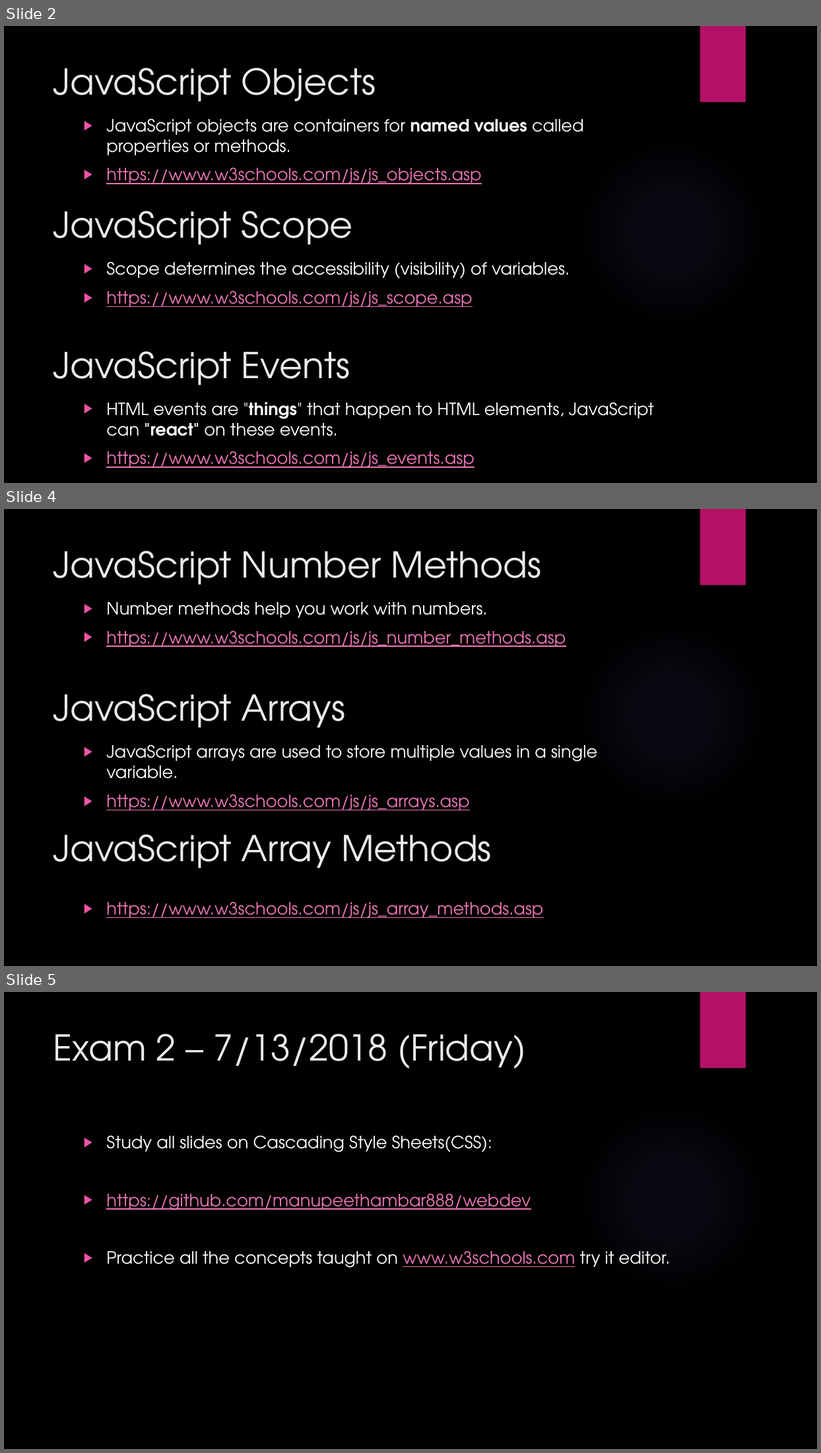
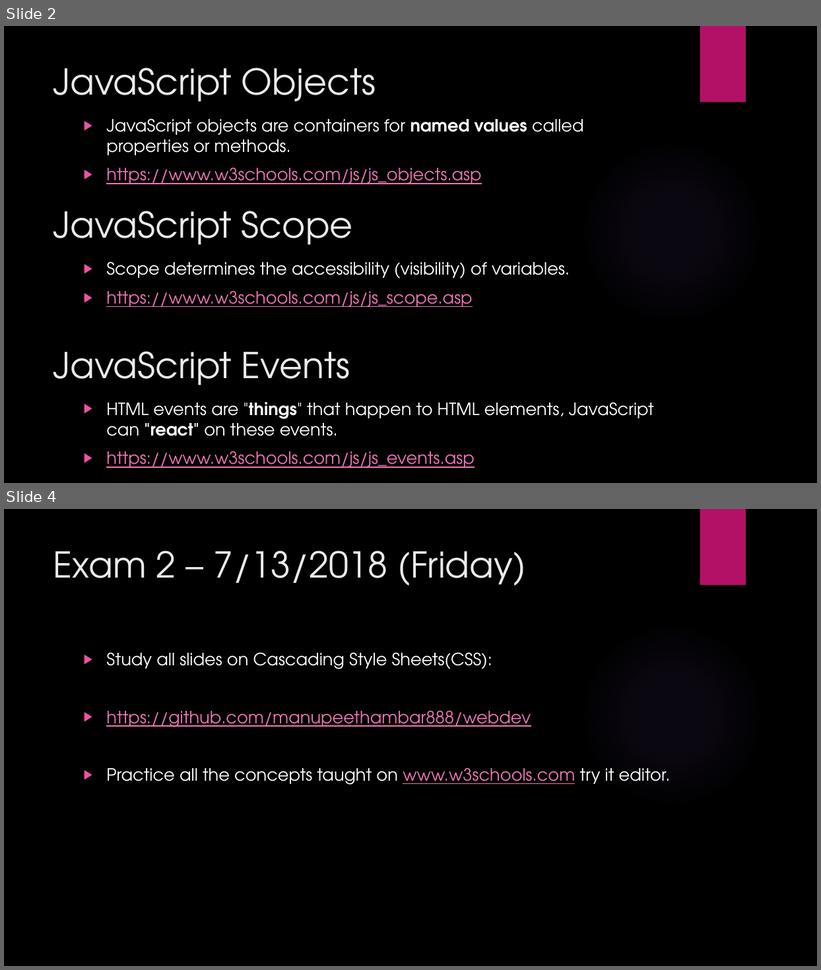
Before and after one commit to manupeethambar888/webdev, a slide deck: Day 13 - JS – Continued.pptx. Shown one above the other, each under a label of ours: slides 2, 4 and 5 before the commit, slides 2 and 4 after it; the slides between them are not shown. The pictures are 821x1453 and 821x970 pixels, drawn with LibreOffice and Linux fonts; fonts in the diff are those of the drawing; background and template pictures are left out. Boxes give left, top, right and bottom in pixels: in the first picture for what was removed or moved away, otherwise in the second. Text is boxed around its words. In the diff, an @@ line names an element or a change of style, - is before the commit and + after.

```diff
--- a/Day 13 - JS – Continued.pptx
+++ b/Day 13 - JS – Continued.pptx
@@ slide 4 removed at (x1=4, y1=509, x2=817, y2=966), background picture (left out); not listed: 2 template elements that a slide beside it also shows @@
@@ title removed at (x1=54, y1=551, x2=542, y2=585) @@
-JavaScript Number Methods
@@ text removed at (x1=106, y1=602, x2=566, y2=647) @@
-▶ Number methods help you work with numbers.
-▶ https://www.w3schools.com/js/js_number_methods.asp
@@ text removed at (x1=54, y1=694, x2=345, y2=728) @@
-JavaScript Arrays
@@ text removed at (x1=106, y1=745, x2=597, y2=811) @@
-▶ JavaScript arrays are used to store multiple values in a single variable.
-▶ https://www.w3schools.com/js/js_arrays.asp
@@ text removed at (x1=54, y1=834, x2=492, y2=869) @@
-JavaScript Array Methods
@@ text removed at (x1=106, y1=902, x2=543, y2=918) @@
-▶ https://www.w3schools.com/js/js_array_methods.asp
@@ what was slide 5 is now slide 4 @@
```
Also in this commit, not shown: 1 slide changed, 1 other file.
